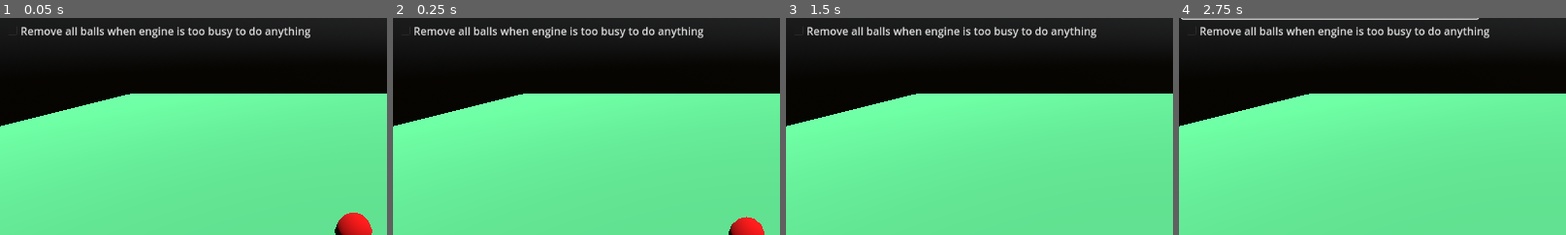
Above: before the commit, frames 1-4 (left to right).
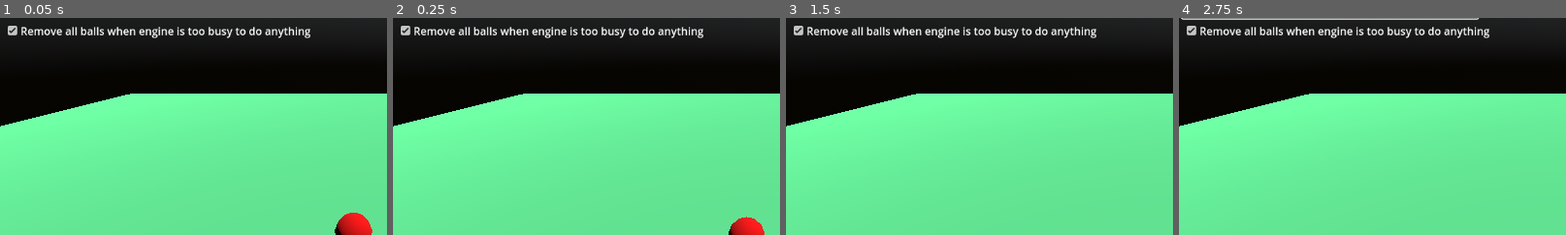
Above: after the commit, the same moments.

Repository: ImmersiveRPG/GodotCallThrottled
Game: Godot game, scene res://example/World/world.tscn
Two runs of this game, one before a commit and one after it. Both use one fixed random seed, a clock stepped at 60 frames per second and the inputs below.
Inputs:
- Up to frame 1 (0.05 s): no input
- Up to frame 2 (0.25 s): no input
- Up to frame 3 (1.5 s): click "Spawn Balls Normal" at 0.5 s; click "Spawn Balls Normal" at 1.25 s
- Up to frame 4 (2.75 s): click "Remove 100 balls each time we…" at 2 s
The pictures show only the part of the screen within x 4-54%, y 28-78%; the shares and areas given below are measured in that part.

The runs differ from the first frame. In frame 1, 0.6% of the frame differs, in the area x 2-81%, y 3-9%; in frame 2, 0.6%; in frame 3, 0.6%; in frame 4, 0.6%.

Commit message:
Made it get settings from UI

Diff:
--- a/example/World/world.gd
+++ b/example/World/world.gd
@@ -7,9 +7,9 @@
 const _ball_scene : PackedScene = preload("res://example/Ball/ball.tscn")
 
 @onready var _ball_holder : Node = $BallHolder
-var _is_artificial_delay := false
-var _is_remove_balls_when_over_frame_budget := true
-var _is_remove_all_balls := false
+@onready var _is_artificial_delay : bool = $CheckBoxArtificialDelay.button_pressed
+@onready var _is_remove_balls_when_over_frame_budget : bool = $CheckBoxRemove100.button_pressed
+@onready var _is_remove_all_balls : bool = $CheckBoxRemoveAll.button_pressed
 
 func _ready() -> void:
 	# Wait 1 second for the game engine to settle down
--- a/example/World/world.tscn
+++ b/example/World/world.tscn
@@ -83,6 +83,7 @@
 offset_top = 184.0
 offset_right = 497.0
 offset_bottom = 215.0
+button_pressed = true
 text = "Remove all balls when engine is too busy to do anything"
 
 [node name="StaticBody3D" type="StaticBody3D" parent="."]
